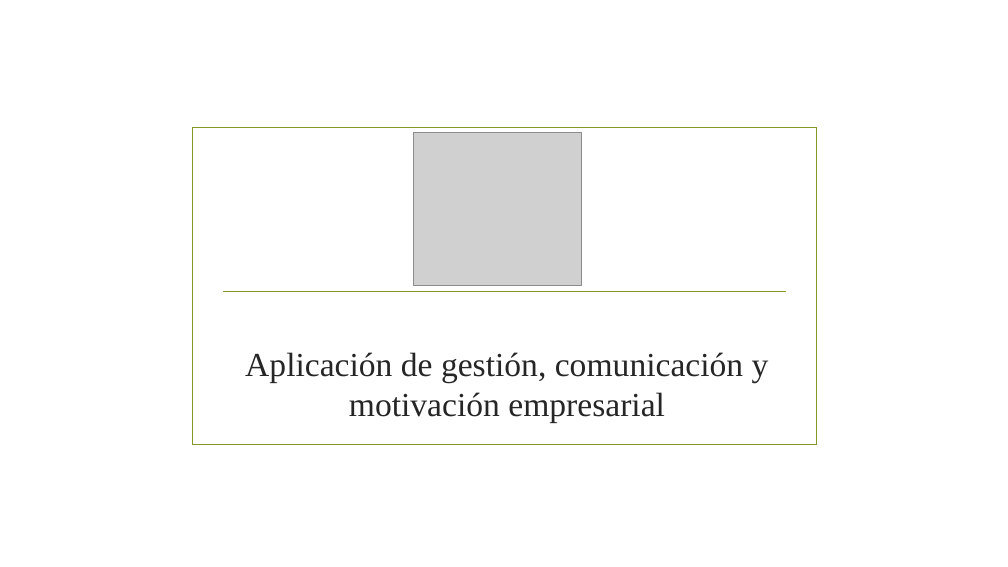
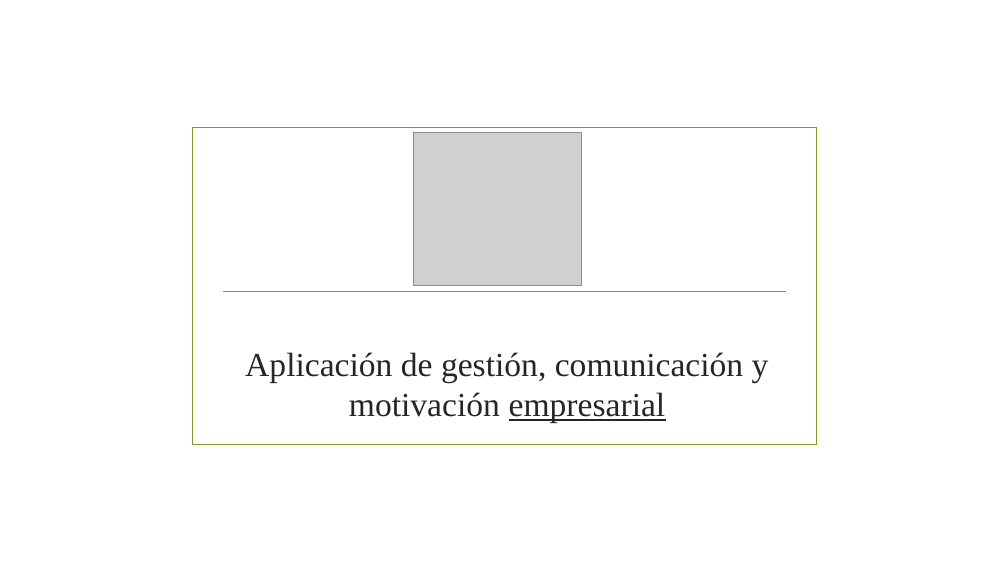
Before and after one commit to HectorSanchezLuque/PIdam2122verde, a slide deck: slide 1 of doc/worktab.pptx. Drawn at 1008x567 pixels with LibreOffice and Linux fonts; fonts in the diff are those of the drawing; grey boxes stand for pictures; background and template pictures are left out. Boxes give left, top, right and bottom in pixels: in the first picture for what was removed or moved away, otherwise in the second. Text is boxed around its words. In the diff, an @@ line names an element or a change of style, - is before the commit and + after.

```diff
--- a/doc/worktab.pptx
+++ b/doc/worktab.pptx
@@ title "Aplicación de gestión, comunicación y ..." at (245,352,769,422): underline on in "empresarial" @@
```
Also in this commit, not shown: 9 other slides changed, 1 slide added, 1 slide removed.
